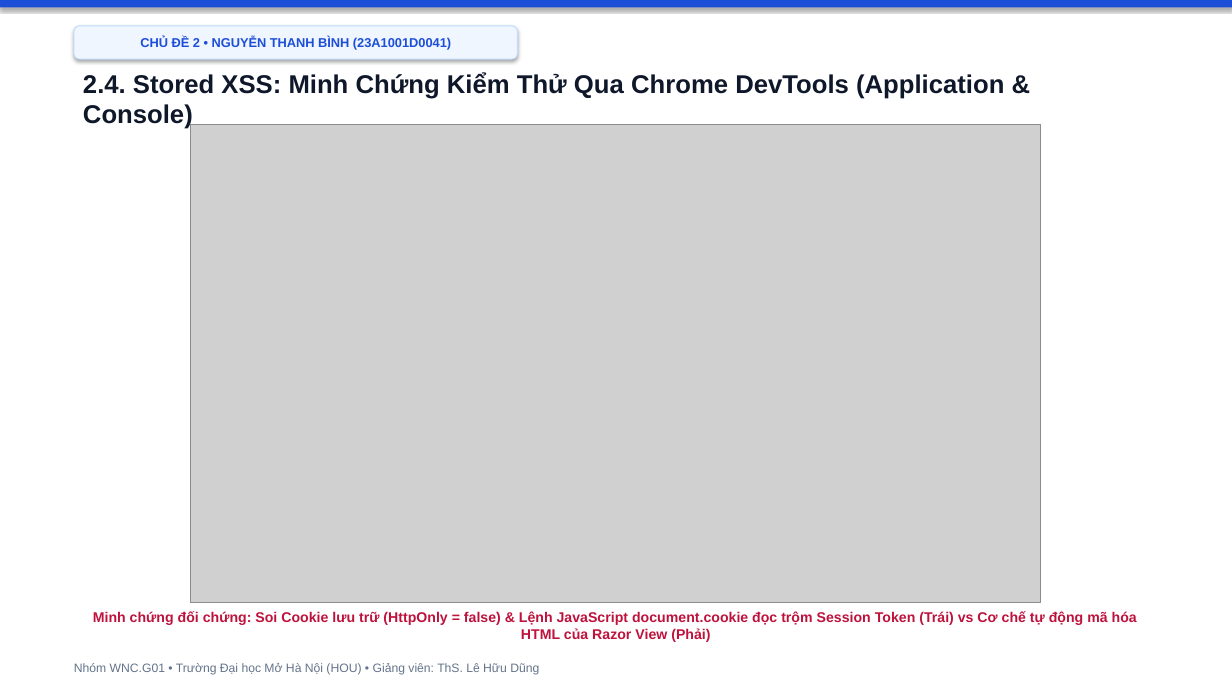
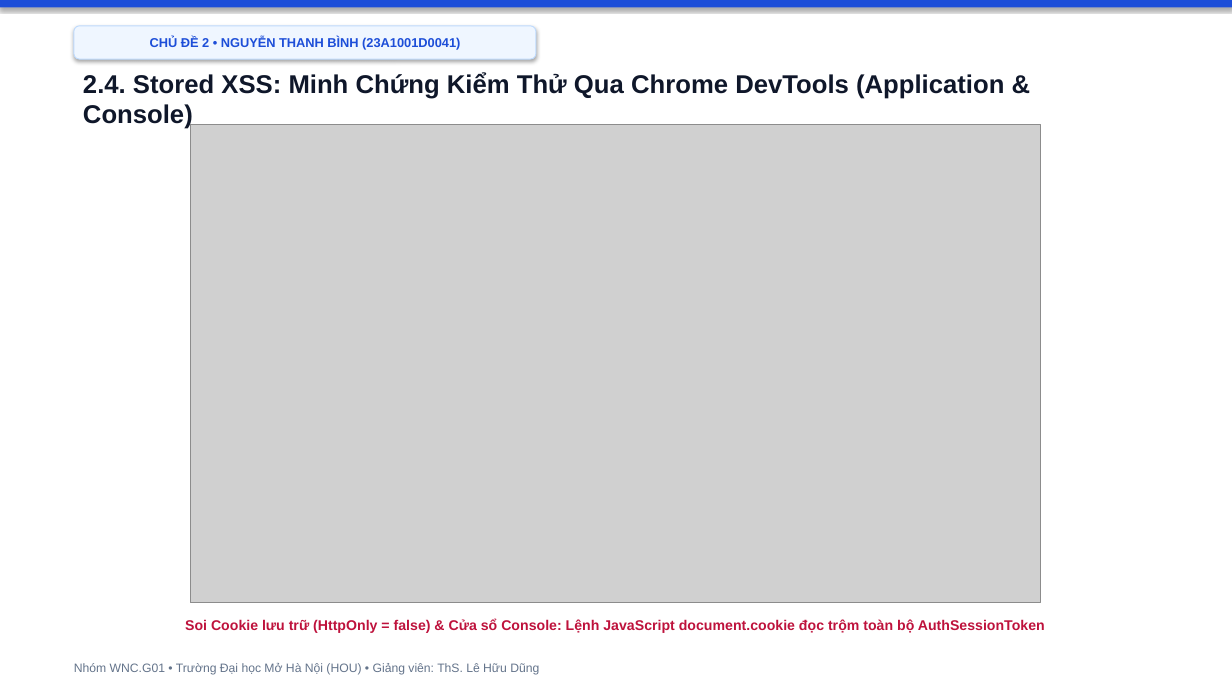
Before and after one commit to hocjsoo/OWASP_Demo, a slide deck: slide 11 of Slide_OWASP_Top3_Nhom_WNC_G01.pptx. Drawn at 1232x693 pixels with LibreOffice and Linux fonts; fonts in the diff are those of the drawing; grey boxes stand for pictures. Boxes give left, top, right and bottom in pixels: in the first picture for what was removed or moved away, otherwise in the second. Text is boxed around its words. In the diff, an @@ line names an element or a change of style, - is before the commit and + after.

```diff
--- a/Slide_OWASP_Top3_Nhom_WNC_G01.pptx
+++ b/Slide_OWASP_Top3_Nhom_WNC_G01.pptx
@@ rounded rectangle "CHỦ ĐỀ 2 • NGUYỄN ...": place and size @@
-rounded rectangle "CHỦ ĐỀ 2 • NGUYỄN ..." at [74,26,518,59]
+rounded rectangle "CHỦ ĐỀ 2 • NGUYỄN ..." at [74,26,536,59]
@@ text at [185,619,1045,633]: text changed @@
-Minh chứng đối chứng: Soi Cookie lưu trữ (HttpOnly = false) & Lệnh JavaScript document.cookie đọc trộm Session Token (Trái) vs Cơ chế tự động mã hóa HTML của Razor View (Phải)
+Soi Cookie lưu trữ (HttpOnly = false) & Cửa sổ Console: Lệnh JavaScript document.cookie đọc trộm toàn bộ AuthSessionToken
```
Also in this commit, not shown: 14 other slides changed, 4 slides added, 3 slides removed, 2 other files.
